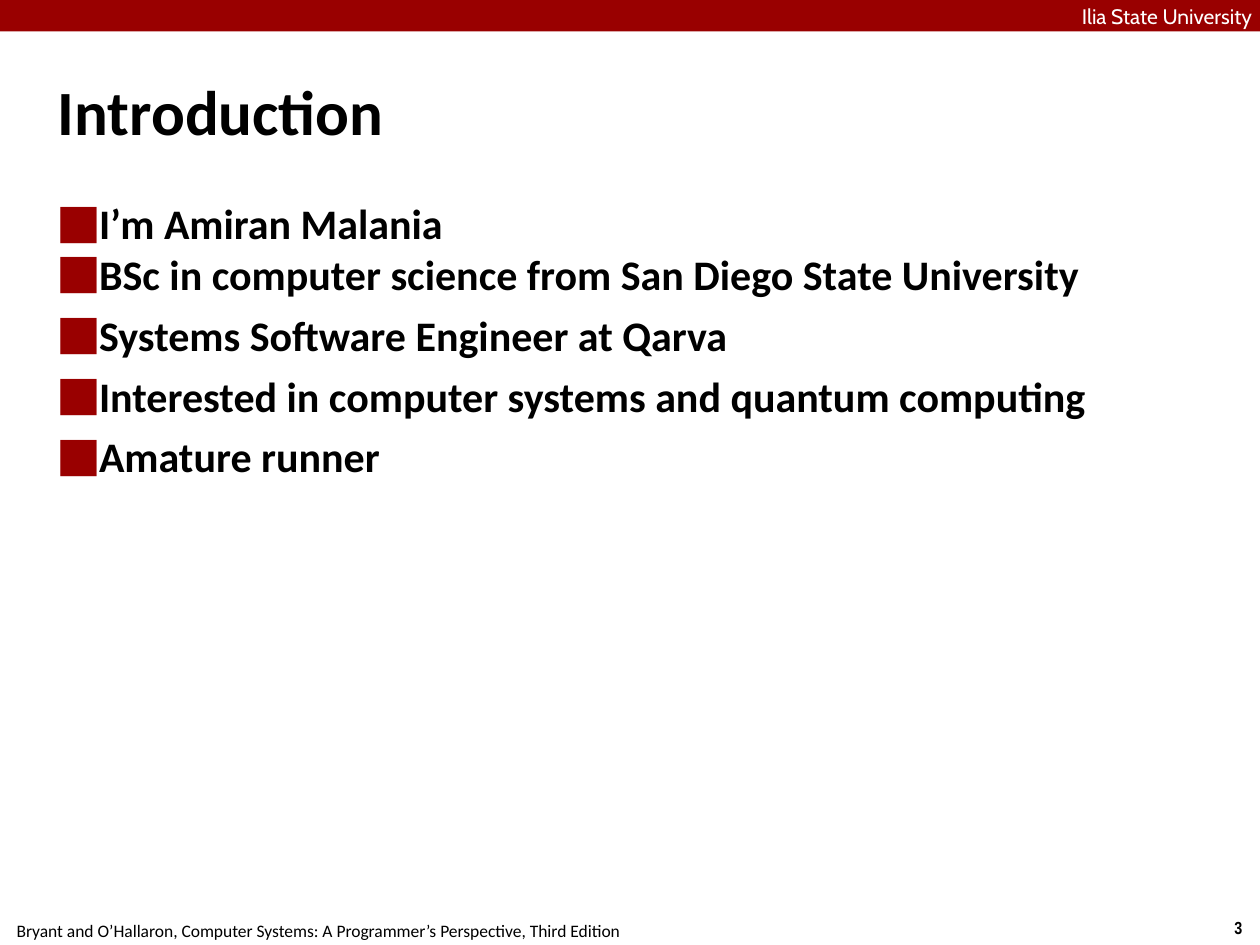
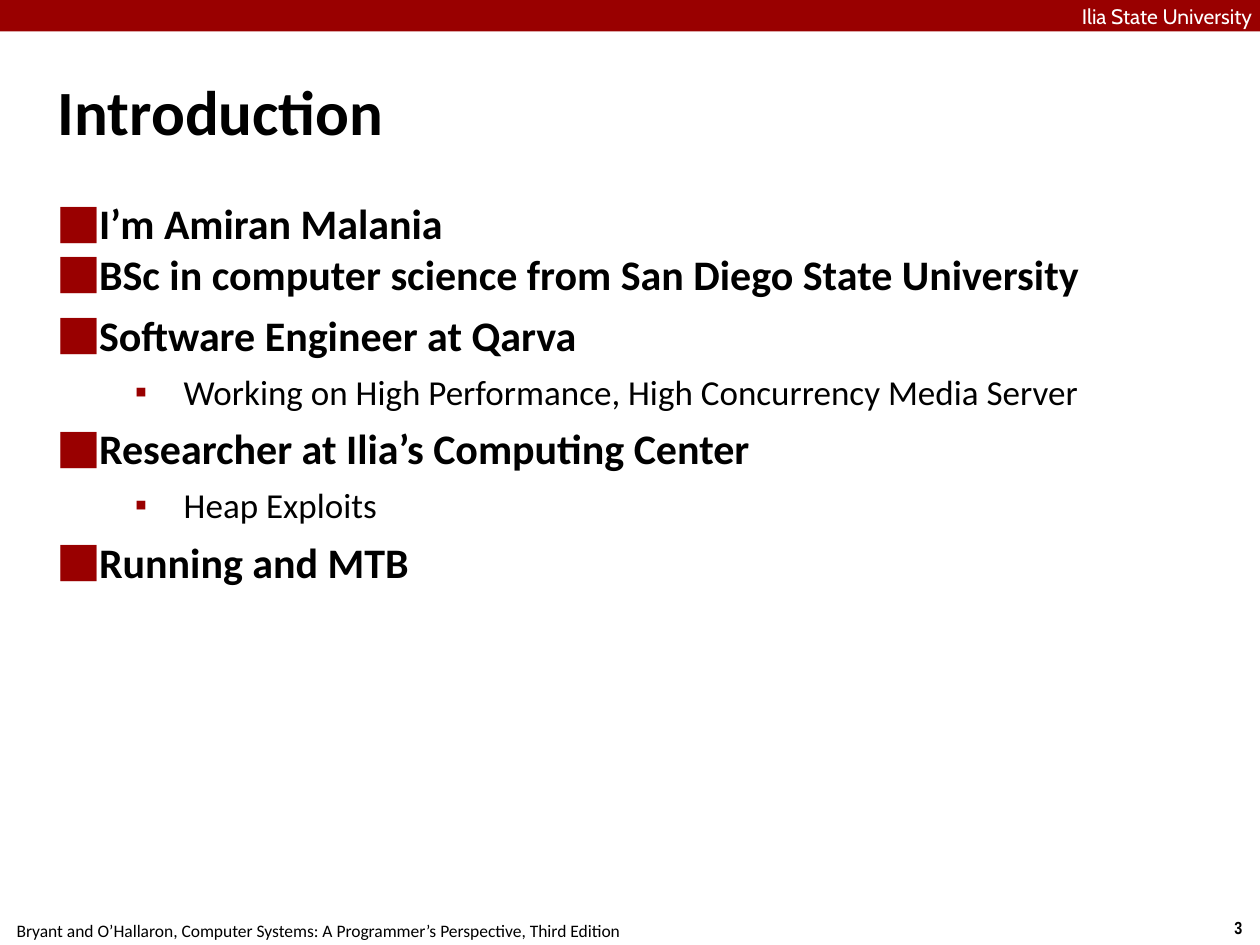
Before and after one commit to abstraction-builder/Fall2022, a slide deck: slide 3 of weekly-material/Week1/Lec1/01-overview.pptx. Drawn at 1260x945 pixels with LibreOffice and Linux fonts; fonts in the diff are those of the drawing. Boxes give left, top, right and bottom in pixels: in the first picture for what was removed or moved away, otherwise in the second. Text is boxed around its words. In the diff, an @@ line names an element or a change of style, - is before the commit and + after.

```diff
--- a/weekly-material/Week1/Lec1/01-overview.pptx
+++ b/weekly-material/Week1/Lec1/01-overview.pptx
@@ text at box(99, 321, 1078, 585): text changed @@
-⬛ Systems Software Engineer at Qarva
-⬛ Interested in computer systems and quantum computing
-⬛ Amature runner
+⬛ Software Engineer at Qarva
+  ▪ Working on High Performance, High Concurrency Media Server
+⬛ Researcher at Ilia’s Computing Center
+  ▪ Heap Exploits
+⬛ Running and MTB
```
Also in this commit, not shown: 1 other slide changed, 1 slide added.
